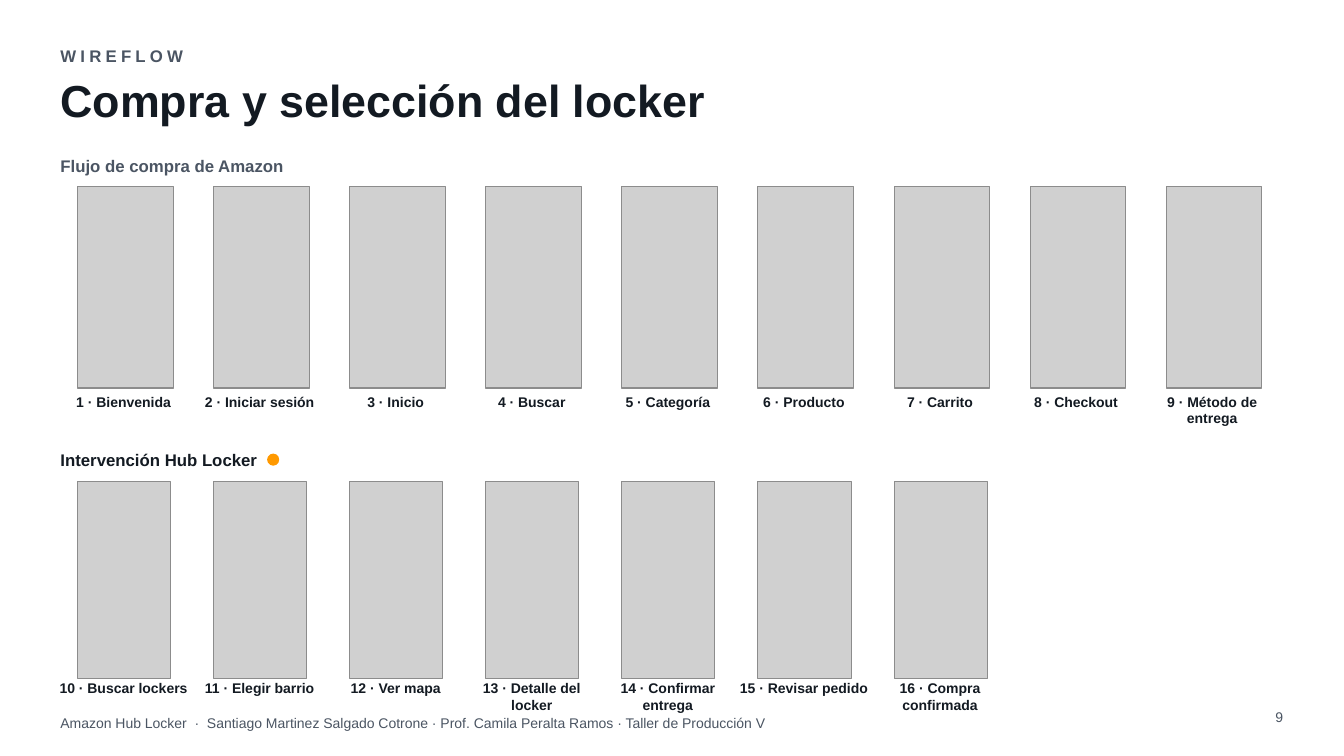
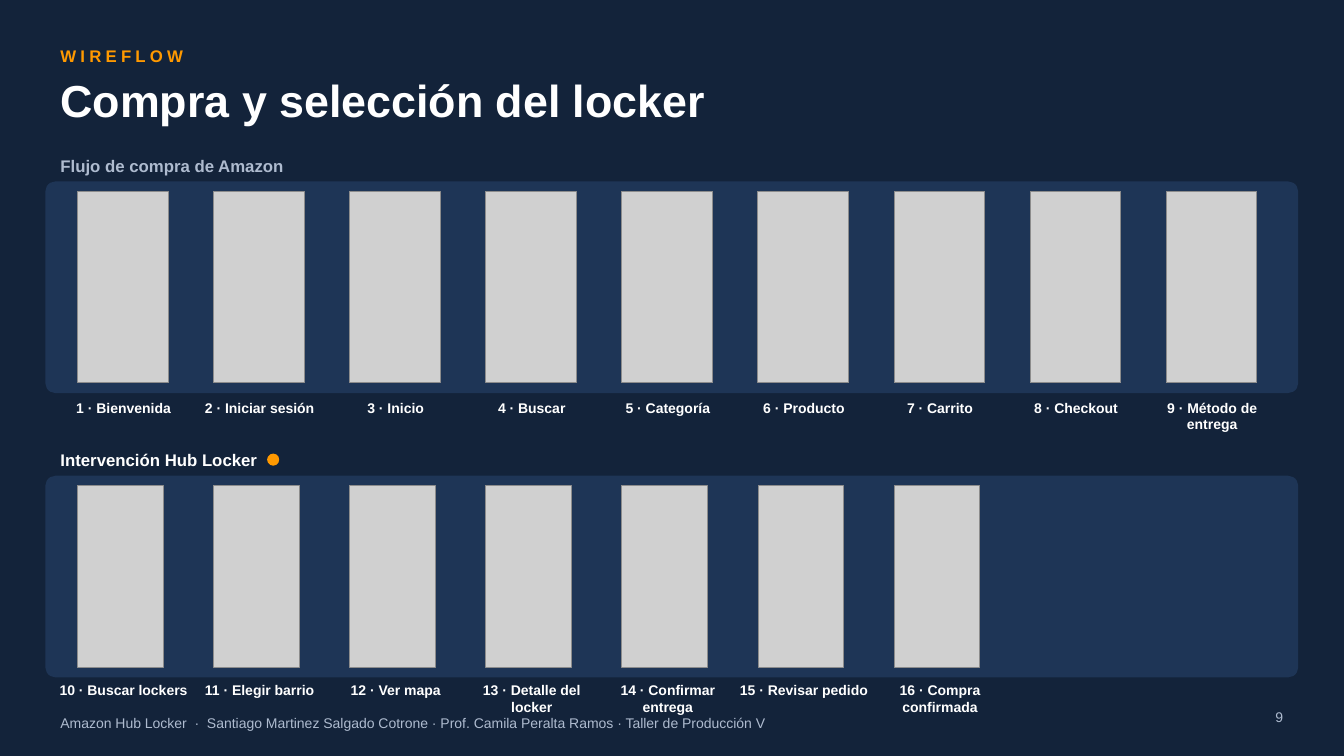
Before and after one commit to ramasalgado/Amazon-Proyecto, a slide deck: slide 9 of presentacion/Amazon-Hub-Locker-presentacion.pptx. Drawn at 1344x756 pixels with LibreOffice and Linux fonts; fonts in the diff are those of the drawing; grey boxes stand for pictures; background and template pictures are left out. Boxes give left, top, right and bottom in pixels: in the first picture for what was removed or moved away, otherwise in the second. Text is boxed around its words. In the diff, an @@ line names an element or a change of style, - is before the commit and + after.

```diff
--- a/presentacion/Amazon-Hub-Locker-presentacion.pptx
+++ b/presentacion/Amazon-Hub-Locker-presentacion.pptx
@@ background #FFFFFF to #13233A @@
@@ text "WIREFLOW" at bbox=[60, 50, 183, 62]: text colour #4B5563 to #FF9900 @@
@@ rounded rectangle added at bbox=[45, 181, 1299, 393], fill #1E3556 @@
@@ picture: place and size @@
-picture at bbox=[78, 187, 173, 388]
+picture at bbox=[78, 192, 168, 383]
@@ picture: place and size @@
-picture at bbox=[214, 187, 310, 388]
+picture at bbox=[214, 192, 304, 383]
@@ picture: place and size @@
-picture at bbox=[350, 187, 446, 388]
+picture at bbox=[350, 192, 441, 383]
@@ picture: place and size @@
-picture at bbox=[486, 187, 582, 388]
+picture at bbox=[486, 192, 577, 383]
@@ picture: place and size @@
-picture at bbox=[622, 187, 718, 388]
+picture at bbox=[622, 192, 713, 383]
@@ picture: place and size @@
-picture at bbox=[758, 187, 854, 388]
+picture at bbox=[758, 192, 849, 383]
@@ picture: place and size @@
-picture at bbox=[894, 187, 990, 388]
+picture at bbox=[894, 192, 985, 383]
@@ picture: place and size @@
-picture at bbox=[1030, 187, 1126, 388]
+picture at bbox=[1030, 192, 1121, 383]
@@ picture: place and size @@
-picture at bbox=[1167, 187, 1262, 388]
+picture at bbox=[1167, 192, 1257, 383]
@@ text colour #131A22 to #FFFFFF in 18 elements at bbox=[60, 84, 705, 126], bbox=[60, 453, 257, 466], bbox=[60, 685, 188, 695], bbox=[205, 685, 315, 698], bbox=[351, 685, 440, 698], bbox=[483, 685, 580, 712], bbox=[621, 685, 715, 715], bbox=[740, 685, 868, 698], bbox=[900, 685, 981, 712], bbox=[76, 403, 170, 413], bbox=[205, 402, 314, 413], bbox=[367, 403, 423, 413], bbox=[498, 403, 565, 413], bbox=[626, 402, 710, 416], bbox=[763, 403, 844, 413], bbox=[907, 403, 973, 413], bbox=[1034, 403, 1118, 413], bbox=[1167, 402, 1257, 432] @@
@@ rounded rectangle added at bbox=[45, 476, 1299, 678], fill #1E3556 @@
@@ picture: place and size @@
-picture at bbox=[78, 482, 170, 679]
+picture at bbox=[78, 486, 163, 667]
@@ picture: place and size @@
-picture at bbox=[214, 482, 307, 679]
+picture at bbox=[214, 486, 299, 667]
@@ picture: place and size @@
-picture at bbox=[350, 482, 443, 679]
+picture at bbox=[350, 486, 436, 667]
@@ picture: place and size @@
-picture at bbox=[486, 482, 579, 679]
+picture at bbox=[486, 486, 572, 667]
@@ picture: place and size @@
-picture at bbox=[622, 482, 715, 679]
+picture at bbox=[622, 486, 708, 667]
@@ picture: place and size @@
-picture at bbox=[758, 482, 851, 679]
+picture at bbox=[758, 486, 844, 667]
@@ picture: place and size @@
-picture at bbox=[894, 482, 987, 679]
+picture at bbox=[894, 486, 980, 667]
@@ text colour #4B5563 to #AEBBCF in 3 elements at bbox=[60, 717, 765, 731], bbox=[60, 160, 283, 176], bbox=[1275, 712, 1283, 722] @@
```
Also in this commit, not shown: 12 other slides changed, 1 other file.
